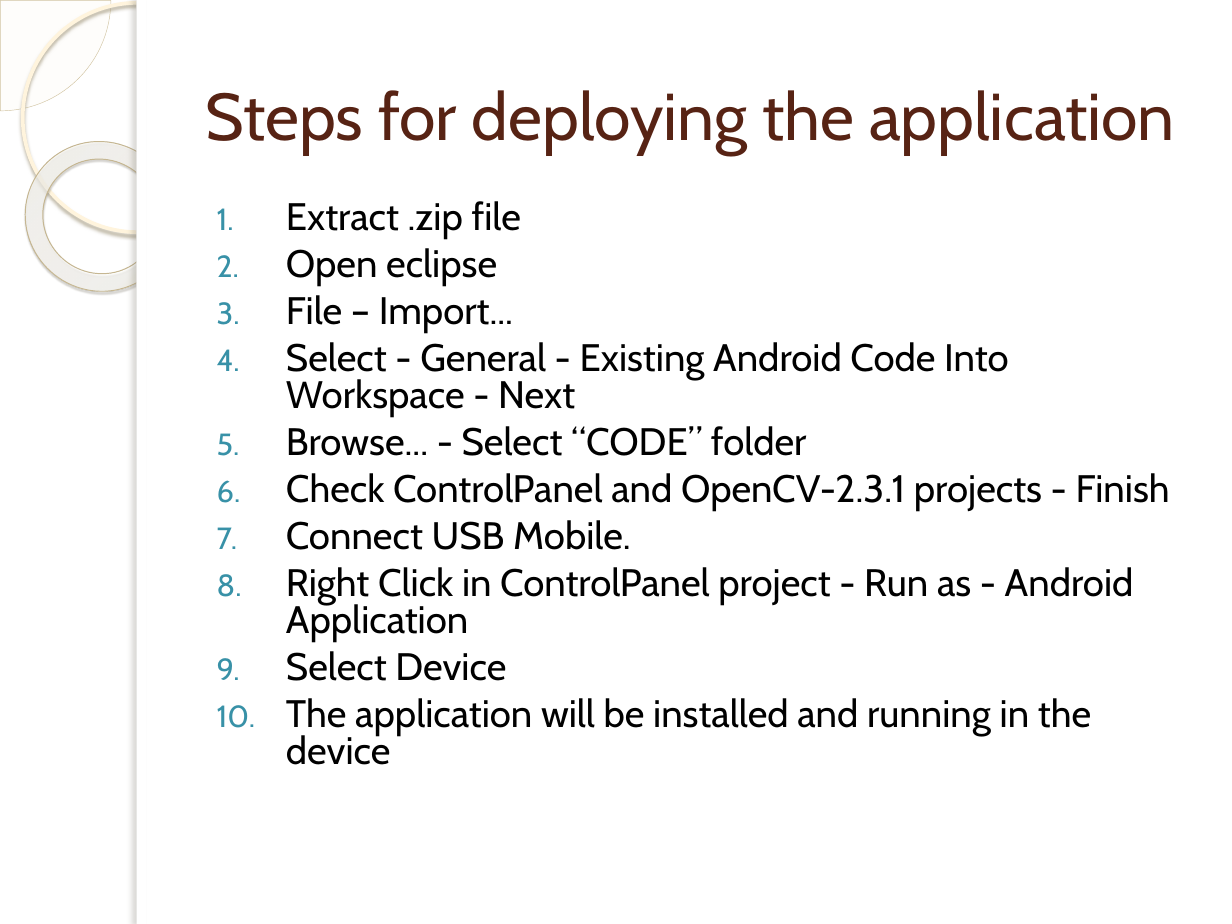
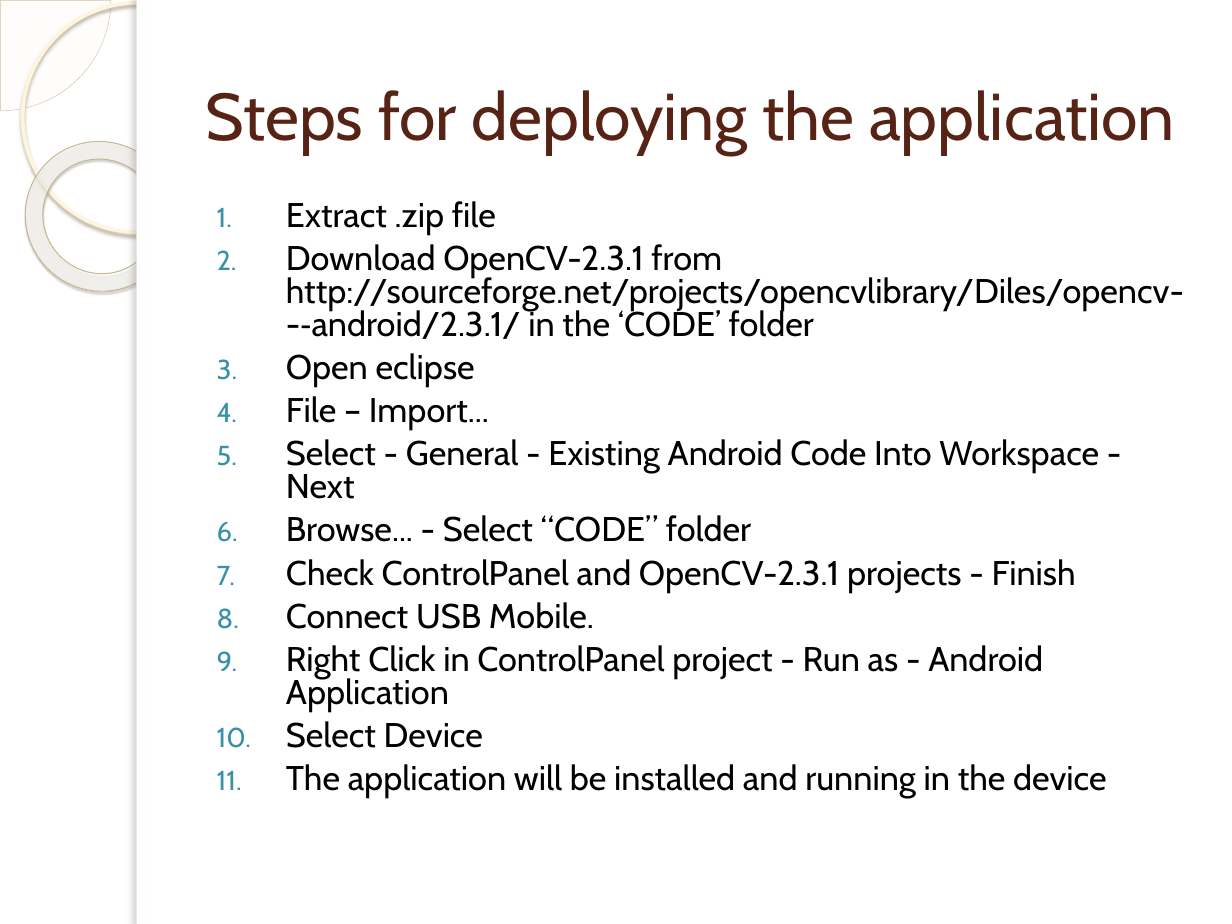
Before and after one commit to OrionGG/ivandroid, a slide deck: slide 12 of Presentacion/doc/AnalisisGarciaGallardoOrion.pptx. Drawn at 1232x924 pixels with LibreOffice and Linux fonts; fonts in the diff are those of the drawing; background and template pictures are left out. Boxes give left, top, right and bottom in pixels: in the first picture for what was removed or moved away, otherwise in the second. Text is boxed around its words. In the diff, an @@ line names an element or a change of style, - is before the commit and + after.

Commit message:
doc update

```diff
--- a/Presentacion/doc/AnalisisGarciaGallardoOrion.pptx
+++ b/Presentacion/doc/AnalisisGarciaGallardoOrion.pptx
@@ text at bbox=[286, 201, 1106, 799]: size 22.4 to 20 pt in "Extract .zip file", "Open eclipse", "File – Import...", "Select - General - Existing Android Code ..." and 6 more places @@
@@ text at bbox=[286, 244, 1184, 339]: paragraph added @@
+2. Download OpenCV-2.3.1 from http://sourceforge.net/projects/opencvlibrary/Diles/opencv--‐android/2.3.1/ in the ‘CODE’ folder
```
